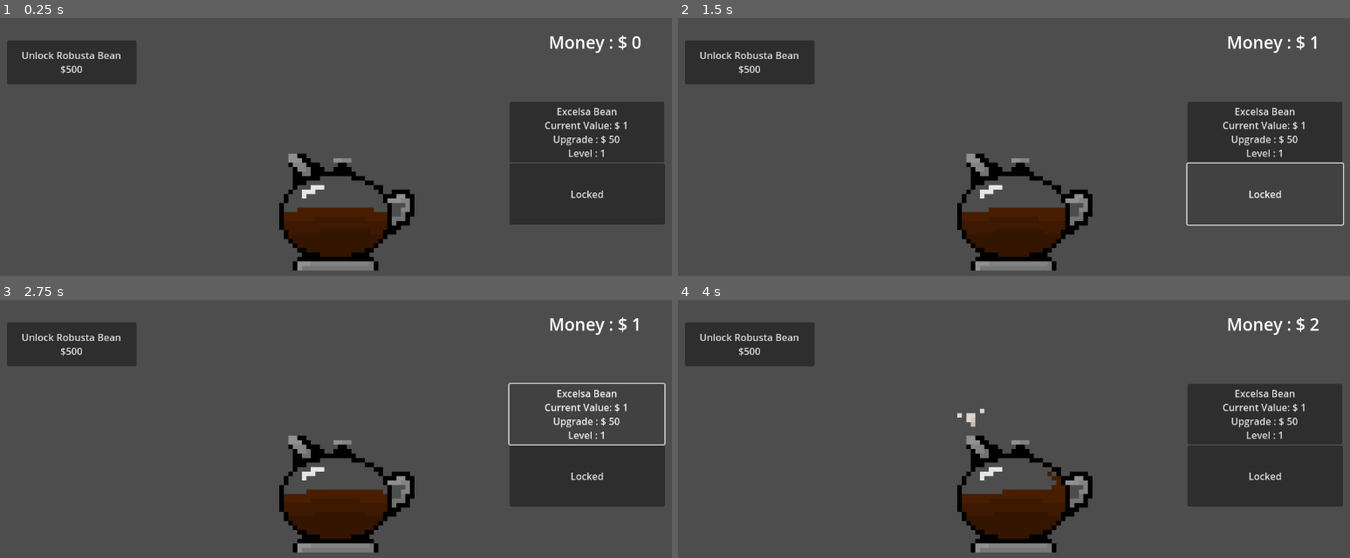
Above: before the commit, frames 1-4 (two rows, left to right).
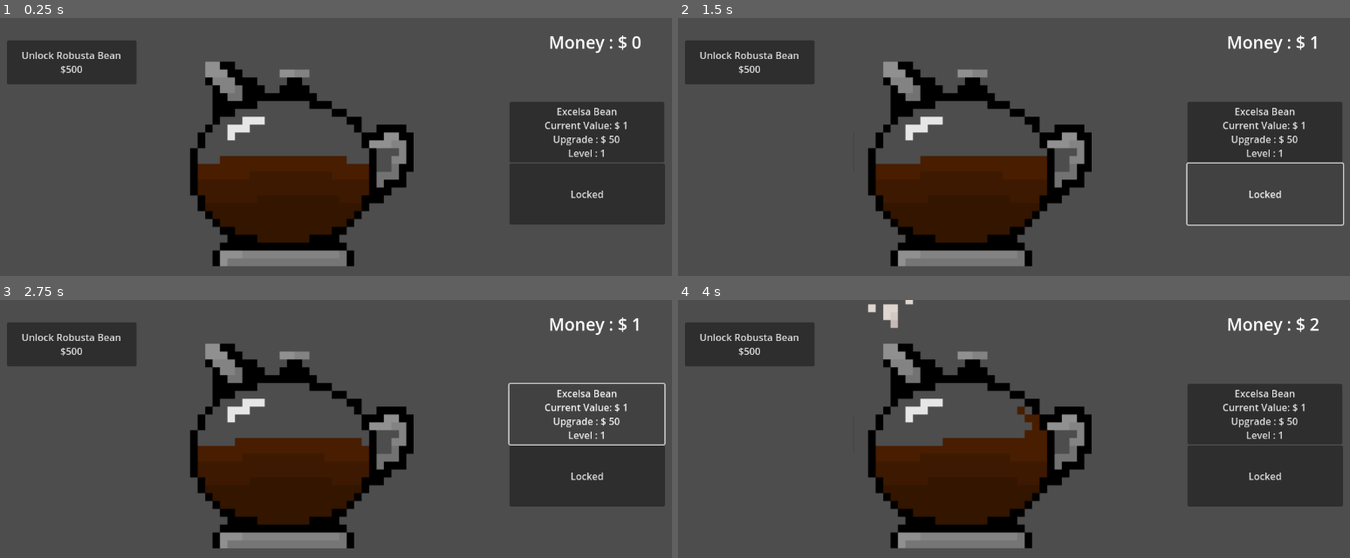
Above: after the commit, the same moments.

Repository: 2024-25-Allen-ISD-Computer-Science/5th-period-isp-coffee-clicker-game
Game: Godot game, scene res://prototype_clicker.tscn
The game is run twice, just before and just after one commit, with the same random seed, the same clock (stepped at 60 frames per second) and the same inputs.
Inputs (mouse positions are in pixels of both pictures, inside the frame that each line leads up to; where the layout moved, square brackets give the same spot in the first picture):
- Up to frame 1 (0.25 s): no input
- Up to frame 2 (1.5 s): click (1027, 208) [1014, 219] at 0.5 s; click "Locked" at 1.25 s
- Up to frame 3 (2.75 s): click "Excelsa Bean Current Value: $…" at 2 s
- Up to frame 4 (4 s): click "Unlock Robusta Bean $500" at 2.75 s; click (1027, 490) [1014, 501] at 3.5 s

The runs differ from the first frame. In frame 1, 14% of the frame differs, in the area x 28-62%, y 16-98%; in frame 2, 14%; in frame 3, 14%; in frame 4, 15%, in the area x 28-62%, y 0-98%.
Error after the commit: Invalid access to property or key 'upgrade_cost' on a base object of type 'Nil'. (res://scripts/prototype_clicker.gd:89)

Commit message:
Add files via upload

Diff:
--- a/Coffee Clicker Stuff/coffee-clicker/prototype_clicker.tscn
+++ b/Coffee Clicker Stuff/coffee-clicker/prototype_clicker.tscn
@@ -96,10 +96,10 @@
 anchor_top = 0.5
 anchor_right = 0.5
 anchor_bottom = 0.5
-offset_left = -116.352
-offset_top = -107.898
-offset_right = 137.648
-offset_bottom = 125.102
+offset_left = -88.0
+offset_top = -107.0
+offset_right = 135.0
+offset_bottom = 87.0
 grow_horizontal = 2
 grow_vertical = 2
 theme_override_styles/focus = SubResource("StyleBoxEmpty_fld2h")
@@ -113,11 +113,10 @@
 theme_override_styles/pressed = SubResource("StyleBoxEmpty_3iqsy")
 theme_override_styles/normal_mirrored = SubResource("StyleBoxEmpty_poxa3")
 theme_override_styles/normal = SubResource("StyleBoxEmpty_p0pxb")
-text = "Make Coffee"
 
 [node name="Coffee_Pot" type="Sprite2D" parent="."]
-position = Vector2(593, 299)
-scale = Vector2(0.929688, 0.929688)
+position = Vector2(514, 202.5)
+scale = Vector2(1.53906, 1.62891)
 texture = ExtResource("2_a8c04")
 hframes = 4
 vframes = 4
--- a/Coffee Clicker Stuff/coffee-clicker/scripts/prototype_clicker.gd
+++ b/Coffee Clicker Stuff/coffee-clicker/scripts/prototype_clicker.gd
@@ -97,5 +97,4 @@
 
 
 func _on_upgrade_robusta_pressed() -> void:
-	if robusta_unlocked:
-		upgrade_bean(upgrade_robusta, robusta)
+	upgrade_bean(upgrade_robusta, robusta)
